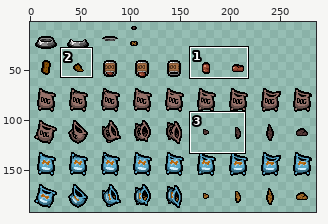
Two states of a sprite sheet, resources/gfx/items/slots/feeding_bowl.png. The first picture is a wide view before the edit; the outline marks the close-up.
Close-up. Before the commit:
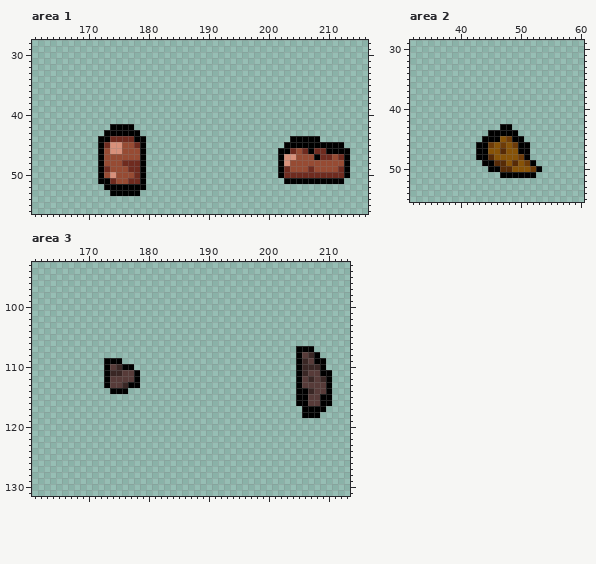
The file is 288x192 pixels. Shown: area 1: x 161..216, y 28..56; area 2: x 32..60, y 29..55; area 3: x 161..213, y 93..131. The wide view leaves out empty margins. The commit also changed other parts of the picture, which this record leaves out.
New version:
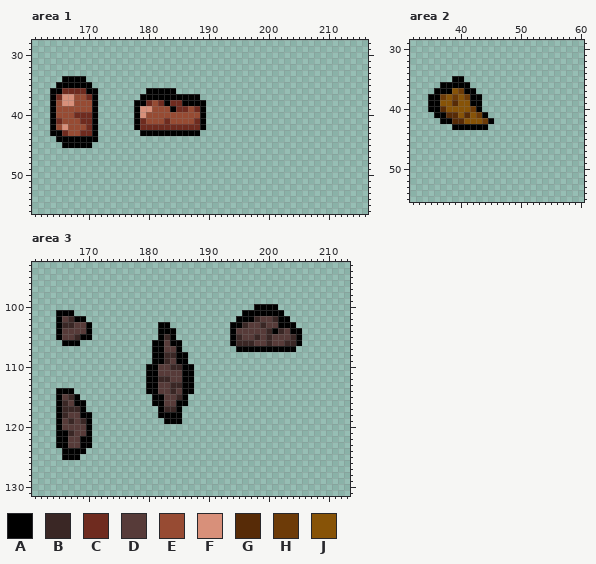
Palette (. is transparent): A #000000  B #3a2725  C #6f2b1f  D #573b39  E #974b33  F #d8907a  G #572b07  H #6d3b08  J #875307
Change:
Changed rows in their new state; - is an unchanged pixel.
Area 1:
first column x 164:
34 --AAAA--------------------------------------------
35 -AAAAAA-------------------------------------------
36 AACCCCAA--------AAAAA-----------------------------
37 ACFFEECA-------AAAAAAAAAA-------------------------
38 AEFFEEEA------AACECACCAAAA------------------------
39 AEEEEEEA------AFFEEEACCECA------------------------
40 AEEECCCA------AFEEEEEEEEEA------------------------
41 ACEEECCA------ACEEECEEEECA------------------------
42 AEFEEECA--....ACCCCCCCCCCA------------------------
43 AACEECCA-......AAAAAAAAAA-------------------------
44 -AAAAAAA........------------------------.....-----
45 --AAAAA-........-----------------------..........-
46 --------........----------------------............
47 --------........----------------------............
48 --------........----------------------............
49 --------........----------------------............
50 --------........----------------------............
51 --------........-----------------------..........-
52 ---------.......----------------------------------
53 ----------.....-----------------------------------
Area 2:
first column x 35:
35 ----AA-------------
36 --AAAAA------------
37 -AAAJHAA-----------
38 AAHJHJHAA----------
39 AAJJGJJAA----------
40 AAGJJJJHA----------
41 -AAGGJGJHA---------
42 --AAGGJJJHA--------
43 ----AAAAAA--..-----
44 ----------.....----
45 ---------.......---
46 --------.........--
47 --------.........--
48 --------.........--
49 ---------.........-
50 ----------.........
51 ------------......-
Area 3:
first column x 165:
100 ---------------------------------AAAA---------
101 AAA----------------------------AAAAAAA--------
102 ADBAA-------------------------AAABDDBAA-------
103 ABBDDA-----------AA----------AABDDBDDAAA------
104 ADDDDA-----------AAA---------ADDDDDBABDAA-----
105 ADDBAA-----------ABA---------ABDDBDBDDDBA-----
106 -AAA------------AADAA--------ABBBDDBDDBBA-----
107 ----------------AADDA---------AAAAAAAAAA...---
108 ----------------AABBAA------------------....--
109 --------...-----AABDAA------------------.....-
110 --------.....--AADDBBAA-----------------.....-
111 --------......-AADDDDAA-----------------......
112 --------......-AABBDDAA-----------------......
113 --------......-AADDBBAA-----------------......
114 AAA------...---AADDBDAA-----------------......
115 ADBA------------AADDBA------------------......
116 ABDAA-----------AADDAA------------------......
117 ABBBA------------ABBA--------------------....-
118 ABDDAA-----------AAAA--------------------...--
119 ADBDBA------------AAA-------------------------
120 ADDDDA----------------------------------------
121 AABDDA----------------------------------------
122 AADDAA----------------------------------------
123 AADDAA----------------------------------------
124 -AAAA-----------------------------------------
125 -AAA------------------------------------------
